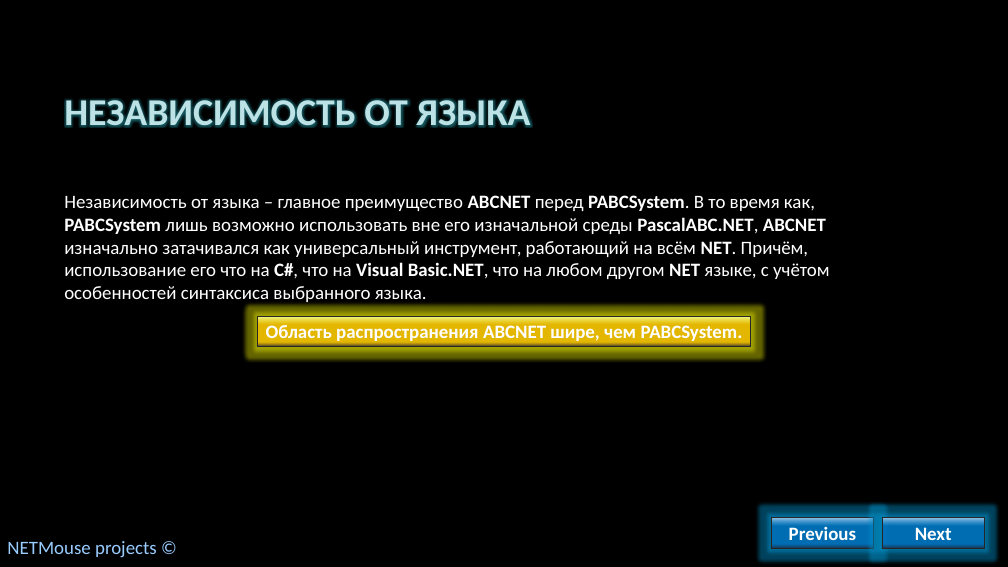
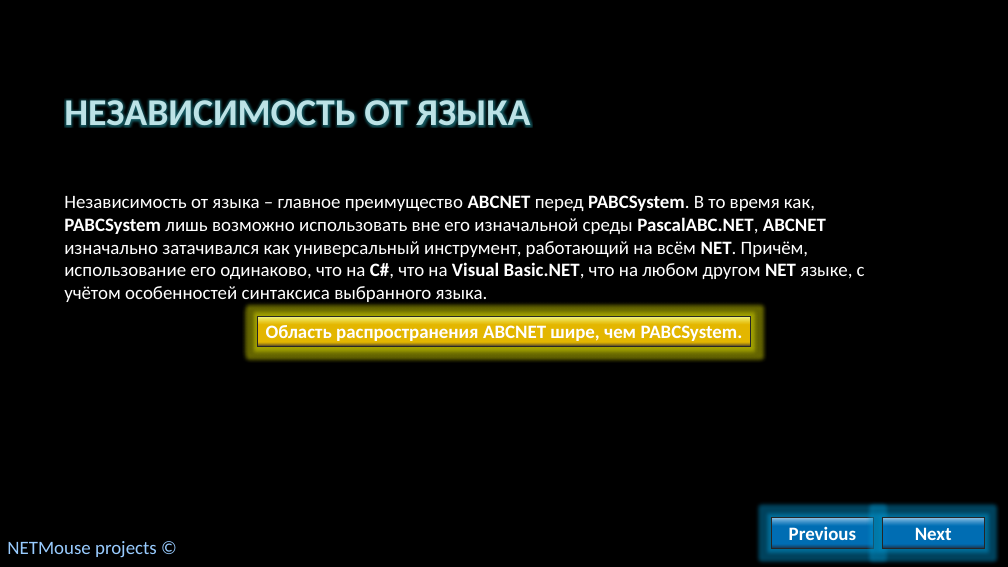
Before and after one commit to AlvinSeville7cf-NET-projects/ABCNET, a slide deck: slide 3 of NETMouse - .NET release/Presentations/ABCNET как альтернатива PABCSystem.pptx. Drawn at 1008x567 pixels with LibreOffice and Linux fonts; fonts in the diff are those of the drawing; background and template pictures are left out. Boxes give left, top, right and bottom in pixels: in the first picture for what was removed or moved away, otherwise in the second. Text is boxed around its words. In the diff, an @@ line names an element or a change of style, - is before the commit and + after.

Commit message:
final presentation update

```diff
--- a/NETMouse - .NET release/Presentations/ABCNET как альтернатива PABCSystem.pptx
+++ b/NETMouse - .NET release/Presentations/ABCNET как альтернатива PABCSystem.pptx
@@ text at bbox=[64, 195, 865, 305]: text changed @@
-Независимость от языка – главное преимущество ABCNET перед PABCSystem. В то время как, PABCSystem лишь возможно использовать вне его изначальной среды PascalABC.NET, ABCNET изначально затачивался как универсальный инструмент, работающий на всём NET. Причём, использование его что на C#, что на Visual Basic.NET, что на любом другом NET языке, с учётом особенностей синтаксиса выбранного языка.
+Независимость от языка – главное преимущество ABCNET перед PABCSystem. В то время как, PABCSystem лишь возможно использовать вне его изначальной среды PascalABC.NET, ABCNET изначально затачивался как универсальный инструмент, работающий на всём NET. Причём, использование его одинаково, что на C#, что на Visual Basic.NET, что на любом другом NET языке, с учётом особенностей синтаксиса выбранного языка.
```
Also in this commit, not shown: 1 other slide changed.
